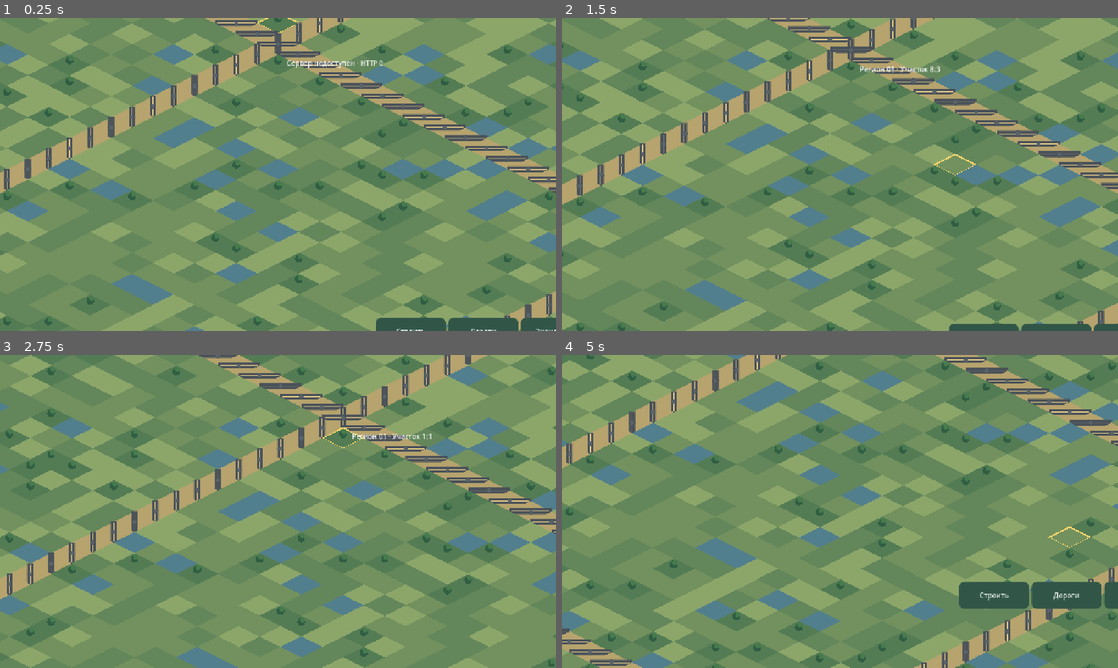
Above: before the commit, frames 1-4 (two rows, left to right).
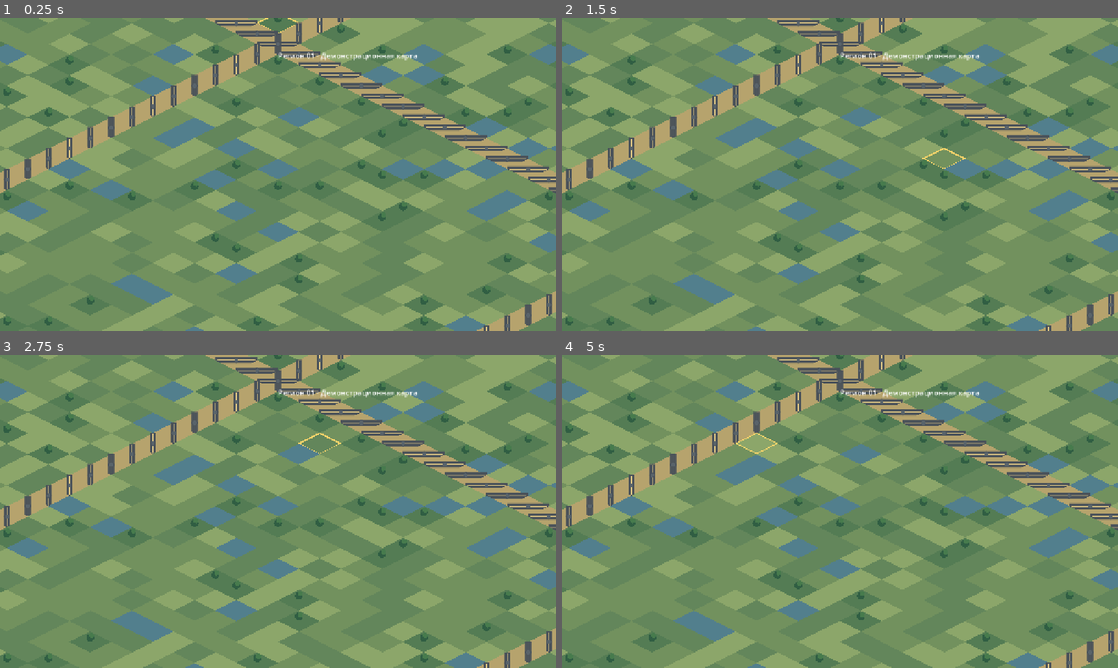
Above: after the commit, the same moments.

Repository: maillunex-lang/LunexEconom
Game: Godot game, scene res://world.tscn
Two runs of this game, one before a commit and one after it. Both use one fixed random seed, a clock stepped at 60 frames per second and the inputs below.
Inputs (mouse positions are in pixels of both pictures, inside the frame that each line leads up to):
- Up to frame 1 (0.25 s): no input
- Up to frame 2 (1.5 s): tap Enter at 0.5 s; move the mouse to (962, 158) at 0.52 s; click (962, 158) at 0.67 s; tap Space at 1.25 s; drag from (728, 190) to (812, 237) at 1.27 s
- Up to frame 3 (2.75 s): move the mouse to (333, 442) at 2.02 s; click (333, 442) at 2.17 s
- Up to frame 4 (5 s): tap Enter at 2.75 s; drag from (812, 574) to (673, 464) at 2.77 s; move the mouse to (1006, 558) at 3.52 s; click (1006, 558) at 3.67 s; tap Space at 4.25 s; drag from (673, 464) to (756, 433) at 4.27 s

The runs differ from the first frame. In frame 1, 1.7% of the frame differs, in the area x 50-100%, y 10-100%; in frame 2, 38%; in frame 3, 60%; in frame 4, 65%, in the area x 0-100%, y 0-100%.
Error after the commit: Parse Error: Expected new line after "\". (res://world_screen.gd:162)

Commit message:
fix(android): keep world HUD and menus independent of Camera2D

Diff:
--- a/client/world_screen.gd
+++ b/client/world_screen.gd
@@ -3,7 +3,7 @@
 @onready var hud: MarginContainer = $HUD
 @onready var info: Label = $HUD/Top/Info
 func _ready() -> void:
-    add_to_group("world_hud")
+    # Keep HUD in screen coordinates, independent of the World Camera2D.\n    # Otherwise camera panning/zooming moves all menus off-screen.\n    hud.top_level = true\n    add_to_group("world_hud")
     get_viewport().size_changed.connect(_update_safe_area)
     call_deferred("_update_safe_area")
     $HUD/Top/Expand.pressed.connect(_expand)
@@ -159,7 +159,7 @@
     catalog_panel = PanelContainer.new()
     catalog_panel.name = "BuildCatalog"
     catalog_panel.add_theme_stylebox_override("panel", _style())
-    add_child(catalog_panel)
+    add_child(catalog_panel)\n    catalog_panel.top_level = true
     var content := VBoxContainer.new()
     catalog_panel.add_child(content)
     content.add_child(_ui_button("Строительство  ×", func(): catalog_panel.hide(), 230))
@@ -172,7 +172,7 @@
     placement_panel = PanelContainer.new()
     placement_panel.name = "PlacementCard"
     placement_panel.add_theme_stylebox_override("panel", _style())
-    add_child(placement_panel)
+    add_child(placement_panel)\n    placement_panel.top_level = true
     var place_content := VBoxContainer.new()
     placement_panel.add_child(place_content)
     build_hint = Label.new()
@@ -187,7 +187,7 @@
     details_panel = PanelContainer.new()
     details_panel.name = "EnterpriseDetails"
     details_panel.add_theme_stylebox_override("panel", _style())
-    add_child(details_panel)
+    add_child(details_panel)\n    details_panel.top_level = true
     var details_content := VBoxContainer.new()
     details_panel.add_child(details_content)
     var title := Label.new()
@@ -198,7 +198,7 @@
     section_panel = PanelContainer.new()
     section_panel.name = "SectionPanel"
     section_panel.add_theme_stylebox_override("panel", _style())
-    add_child(section_panel)
+    add_child(section_panel)\n    section_panel.top_level = true
     var section_content := VBoxContainer.new()
     section_panel.add_child(section_content)
     var header := HBoxContainer.new()
